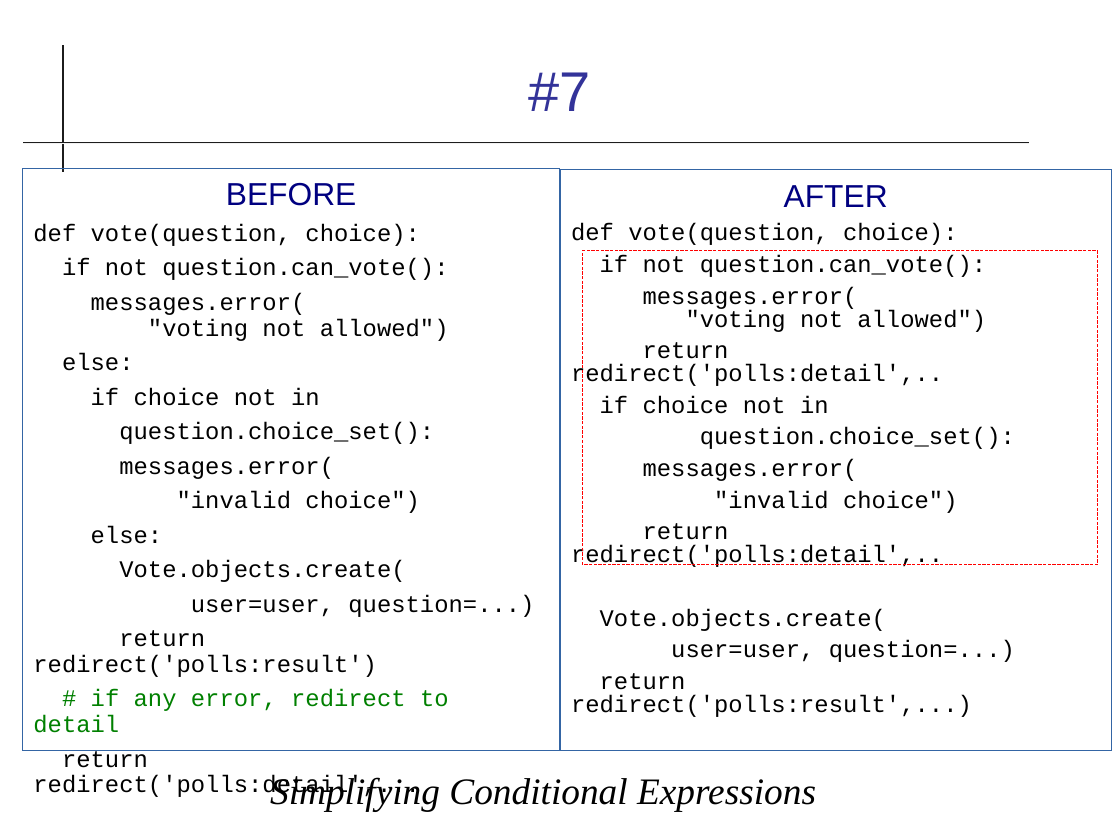
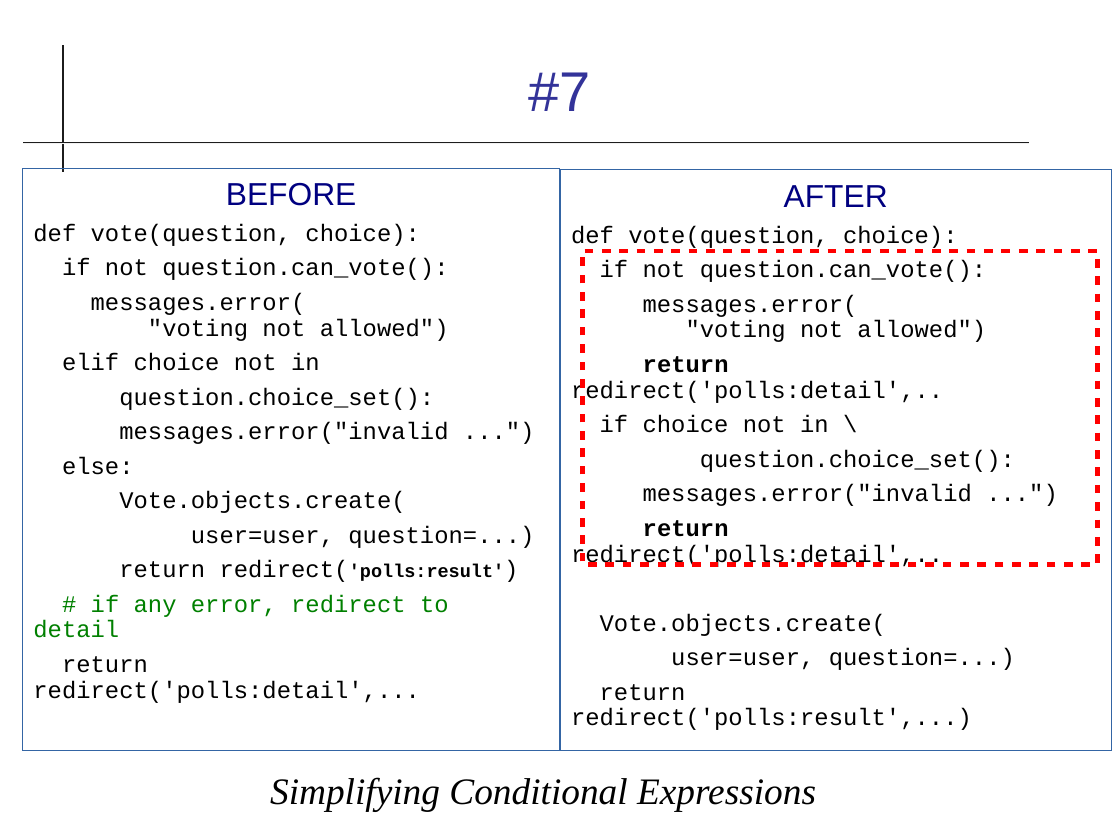
Before and after one commit to cpske/ISP, a slide deck: slide 8 of refactoring/Refactoring-Review.odp. Drawn at 1120x840 pixels with LibreOffice and Linux fonts; fonts in the diff are those of the drawing. Boxes give left, top, right and bottom in pixels: in the first picture for what was removed or moved away, otherwise in the second. Text is boxed around its words. In the diff, an @@ line names an element or a change of style, - is before the commit and + after.

```diff
--- a/refactoring/Refactoring-Review.odp
+++ b/refactoring/Refactoring-Review.odp
@@ text at bbox=[571, 225, 1015, 730]: bold on in "return", "return"; line spacing 0.8 to 0.9 @@
@@ rectangle at bbox=[582, 251, 1098, 564]: outline #FF0000 0 pt to #FF0000 2.83 pt @@
@@ text at bbox=[62, 353, 320, 371]: text changed @@
-else:
-if choice not in
+elif choice not in
@@ text at bbox=[600, 415, 829, 433]: text changed @@
-if choice not in
+if choice not in \
@@ text at bbox=[119, 422, 448, 444]: text changed @@
-messages.error(
-"invalid choice")
+messages.error("invalid ...")
@@ text at bbox=[643, 484, 972, 506]: text changed @@
-messages.error(
-"invalid choice")
+messages.error("invalid ...")
@@ text at bbox=[119, 560, 504, 582]: size 15.3 to 11.9 pt, bold on in "redirect('polls:result')" @@
```
Also in this commit, not shown: 15 other slides changed, 3 slides added, 1 slide removed, 6 other files.
